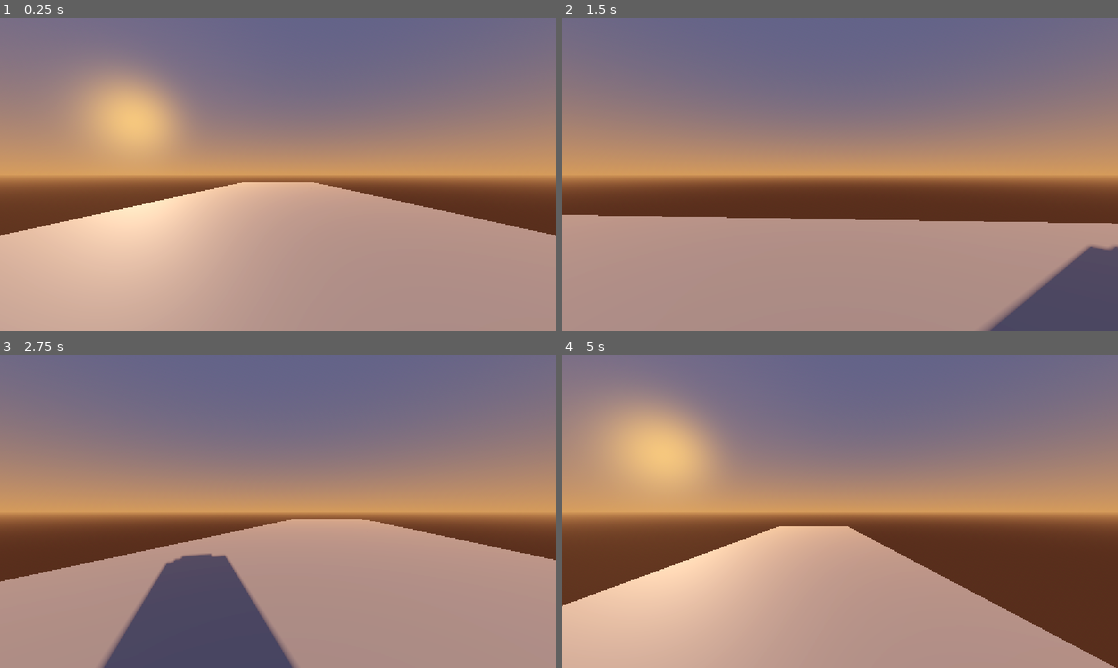
Above: before the commit, frames 1-4 (two rows, left to right).
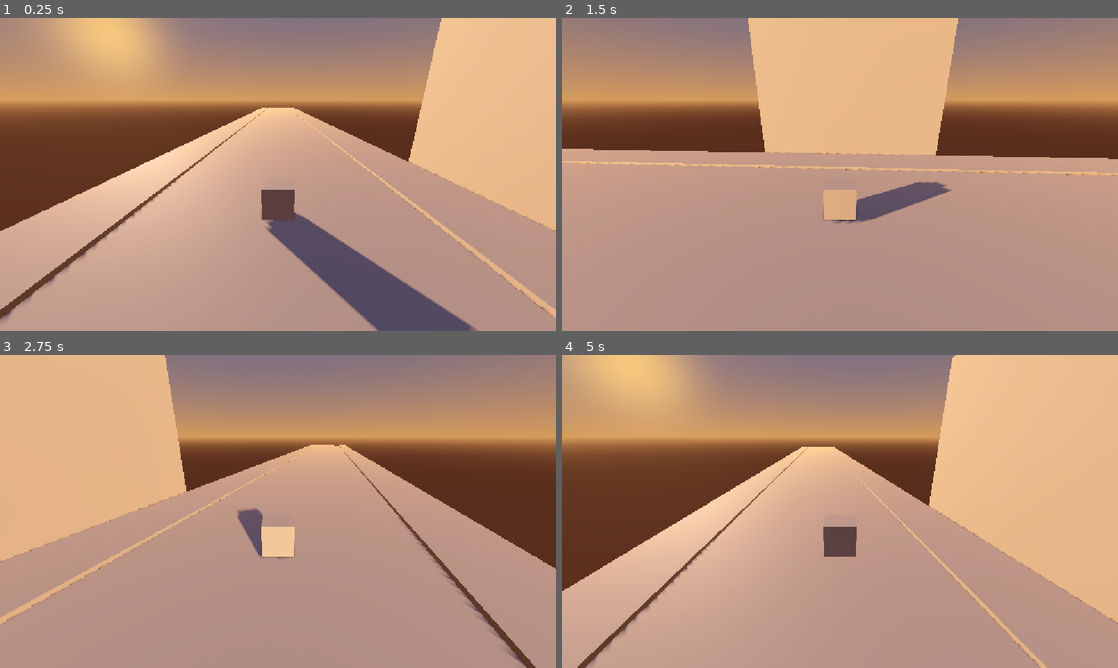
Above: after the commit, the same moments.

Repository: Concoctorydev/streetlight-static
Game: Godot game, scene res://scenes/street.tscn
The game is run twice, just before and just after one commit, with the same random seed, the same clock (stepped at 60 frames per second) and the same inputs.
Inputs:
- Up to frame 1 (0.25 s): no input
- Up to frame 2 (1.5 s): tap Enter (ui_accept) at 0.5, 0.77 s; hold Right (ui_right) 0.53-1.28 s; hold Down (ui_down) from 1.28 s (still down)
- Up to frame 3 (2.75 s): tap Enter (ui_accept) at 1.52 s; release Down (ui_down) at 2.03 s; hold Right (ui_right) from 2.03 s (still down)
- Up to frame 4 (5 s): release Right (ui_right) at 2.78 s; hold Up (ui_up) 2.78-3.53 s; tap Enter (ui_accept) at 3.02, 3.77, 4.52 s; hold Left (ui_left) from 3.53 s (still down)

The runs differ from the first frame. In frame 1, 70% of the frame differs, in the area x 0-100%, y 0-100%; in frame 2, 68%; in frame 3, 69%; in frame 4, 73%.

Commit message:
Lengthen street, add graybox sidewalks and first building

Diff:
--- a/streetlight-static/scenes/street.tscn
+++ b/streetlight-static/scenes/street.tscn
@@ -26,14 +26,17 @@
 fog_sky_affect = 0.025
 
 [sub_resource type="PlaneMesh" id="PlaneMesh_k4tht"]
-size = Vector2(10, 60)
+size = Vector2(10, 200)
 
 [sub_resource type="BoxShape3D" id="BoxShape3D_k4tht"]
-size = Vector3(10, 0.2, 60)
+size = Vector3(10, 0.2, 200)
 
 [sub_resource type="BoxMesh" id="BoxMesh_nfbhi"]
 
 [sub_resource type="BoxShape3D" id="BoxShape3D_k5jad"]
+
+[sub_resource type="BoxShape3D" id="BoxShape3D_n6dtg"]
+size = Vector3(3, 0.15, 200)
 
 [node name="street" type="Node3D" unique_id=1025097699]
 
@@ -71,3 +74,26 @@
 
 [node name="thirdPersonCamera" type="Camera3D" parent="player" unique_id=1666285241]
 transform = Transform3D(1, 0, 0, 0, 0.9396926, 0.34202012, 0, -0.34202012, 0.9396926, 0, 3, 6)
+current = true
+
+[node name="graybox" type="Node3D" parent="." unique_id=1524594638]
+
+[node name="sidewalkRight" type="CSGBox3D" parent="graybox" unique_id=908120662]
+transform = Transform3D(1, 0, 0, 0, 1, 0, 0, 0, 1, 6.5, 0.075, 0)
+size = Vector3(3, 0.15, 200)
+
+[node name="sidewalkLeft" type="CSGBox3D" parent="graybox" unique_id=401860108]
+transform = Transform3D(1, 0, 0, 0, 1, 0, 0, 0, 1, -6.5, 0.075, 0)
+use_collision = true
+size = Vector3(3, 0.15, 200)
+
+[node name="building01" type="CSGBox3D" parent="graybox" unique_id=1641551057]
+transform = Transform3D(1, 0, 0, 0, 1, 0, 0, 0, 1, 12, 4.5, 0)
+use_collision = true
+size = Vector3(8, 9, 12)
+
+[node name="sidewalkRightCollision" type="StaticBody3D" parent="graybox" unique_id=288744101]
+transform = Transform3D(1, 0, 0, 0, 1, 0, 0, 0, 1, 6.5, 0.075, 0)
+
+[node name="CollisionShape3D" type="CollisionShape3D" parent="graybox/sidewalkRightCollision" unique_id=584654364]
+shape = SubResource("BoxShape3D_n6dtg")
